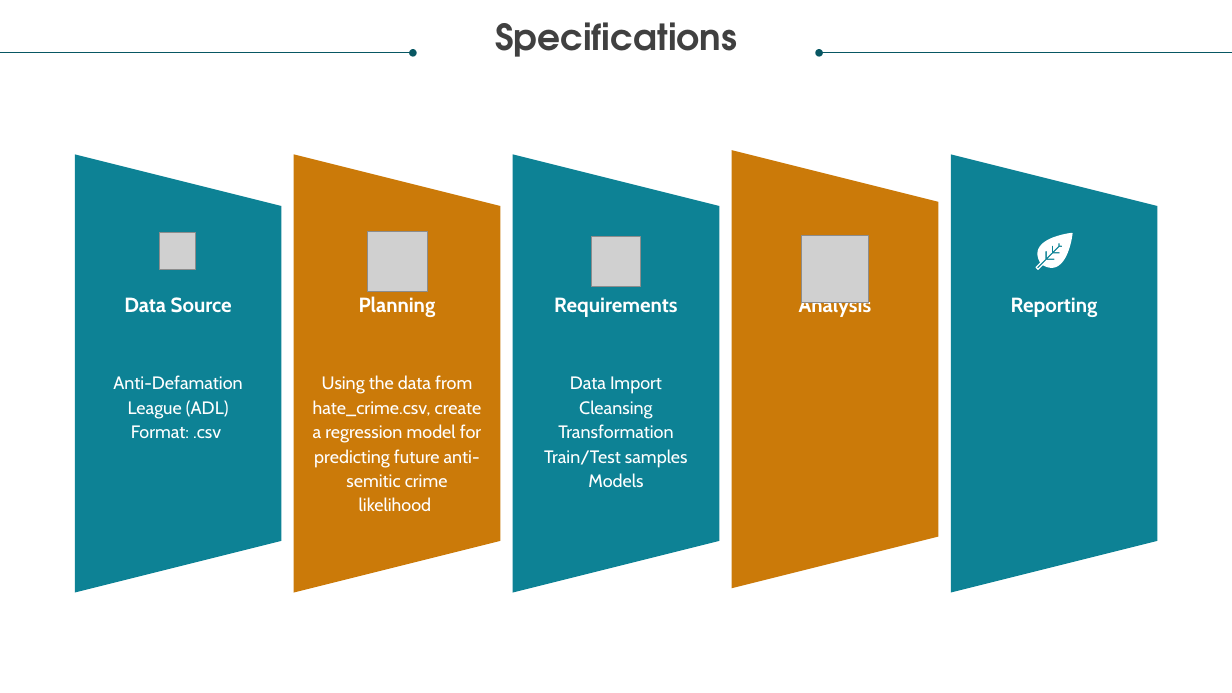
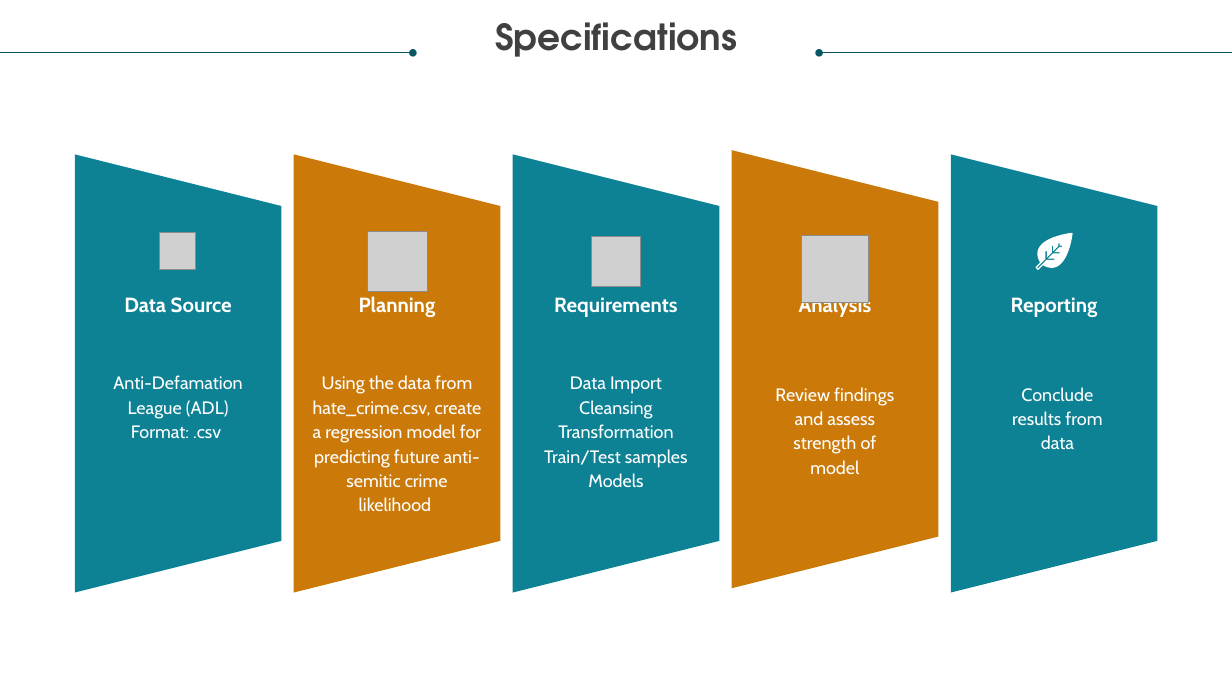
Before and after one commit to GitableGabe/Data621_Collab, a slide deck: slide 3 of DATA 621_FINAL.pptx. Drawn at 1232x693 pixels with LibreOffice and Linux fonts; fonts in the diff are those of the drawing; grey boxes stand for pictures. Boxes give left, top, right and bottom in pixels: in the first picture for what was removed or moved away, otherwise in the second. Text is boxed around its words. In the diff, an @@ line names an element or a change of style, - is before the commit and + after.

Commit message:
final ppt

```diff
--- a/DATA 621_FINAL.pptx
+++ b/DATA 621_FINAL.pptx
@@ text added at <box>775,387,894,474</box>, 14 pt, text #FFFFFF @@
+Review findings and assess strength of model
@@ text added at <box>1012,387,1102,450</box>, 14 pt, text #FFFFFF @@
+Conclude results from data
```
Also in this commit, not shown: 2 other slides changed, 6 slides added, 1 slide removed, 2 other files.
